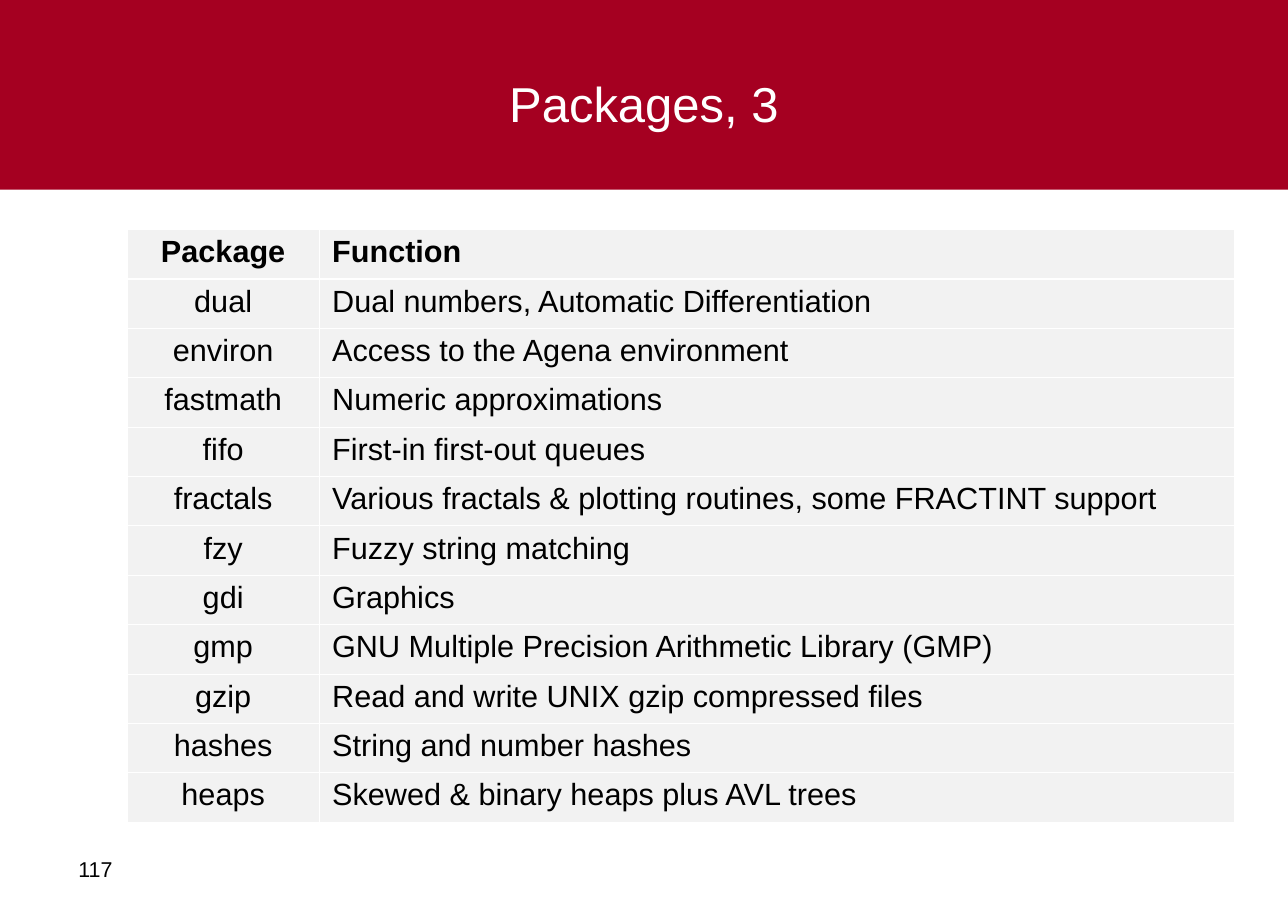
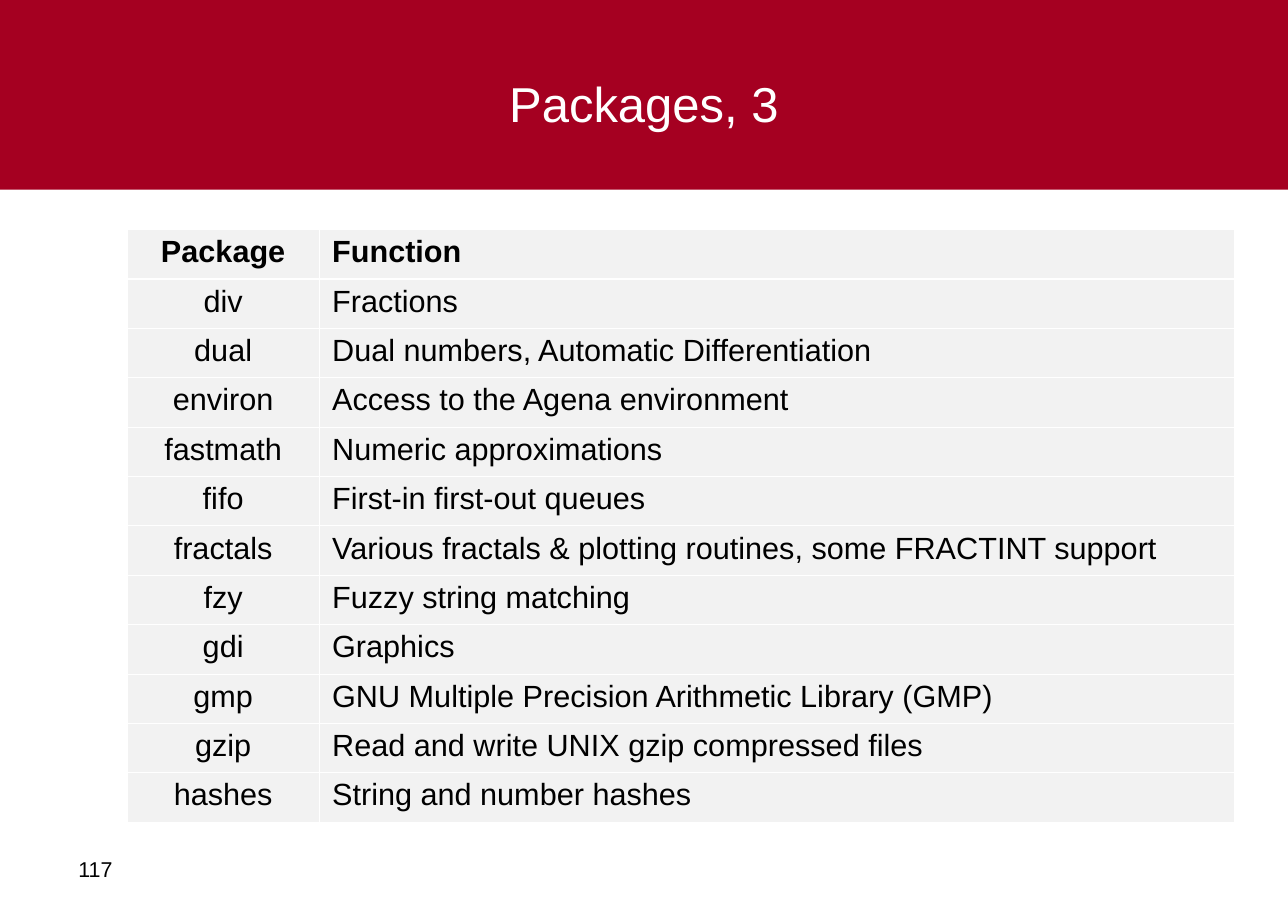
Before and after one commit to al-agena/Agena, a slide deck: slide 117 of doc/agena-crashcourse.ppt. Drawn at 1288x911 pixels with LibreOffice and Linux fonts; fonts in the diff are those of the drawing; background and template pictures are left out. Boxes give left, top, right and bottom in pixels: in the first picture for what was removed or moved away, otherwise in the second. Text is boxed around its words. In the diff, an @@ line names an element or a change of style, - is before the commit and + after.

```diff
--- a/doc/agena-crashcourse.ppt
+++ b/doc/agena-crashcourse.ppt
@@ table at box(127, 229, 1234, 819) @@
+row 2: div | Fractions
-row 12: heaps | Skewed & binary heaps plus AVL trees
```
Also in this commit, not shown: 7 other slides changed, 6 other files.
